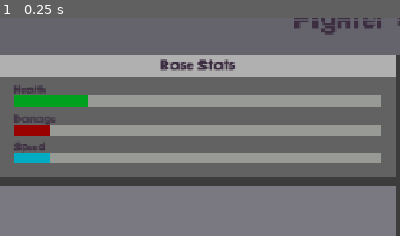
Above: before the commit, frame 1.
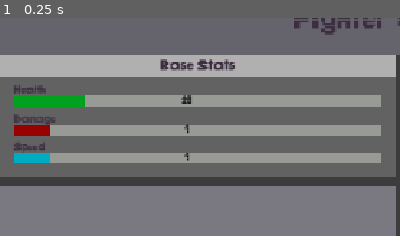
Above: after the commit, the same moment.

Repository: JBRana250/BitBoxBattles
Game: Godot game, scene res://fighter_creator.tscn
Two runs of this game, one before a commit and one after it. Both use one fixed random seed, a clock stepped at 60 frames per second and the inputs below.
Inputs:
- Up to frame 1 (0.25 s): no input
The pictures show only the part of the screen within x 0-50%, y 4-54%; the shares and areas given below are measured in that part.

The runs differ from the first frame. In frame 1, 0.2% of the frame differs, in the area x 21-48%, y 35-66%.

Commit message:
feat: ability to alter base stats using UI

Diff:
--- a/fighter_creator.tscn
+++ b/fighter_creator.tscn
@@ -1,18 +1,38 @@
 [gd_scene format=3 uid="uid://cow1icr0l4phi"]
 
-[ext_resource type="Theme" uid="uid://cj7ro5psi4ydt" path="res://default.theme" id="1_t73hb"]
-[ext_resource type="LabelSettings" uid="uid://ssy37mkivlh4" path="res://scene_header.tres" id="2_bfom8"]
-[ext_resource type="Theme" uid="uid://x2wss8uibcsu" path="res://stats.theme" id="3_bfom8"]
+[ext_resource type="Theme" uid="uid://cj7ro5psi4ydt" path="res://themes/default.theme" id="1_bfom8"]
+[ext_resource type="LabelSettings" uid="uid://ssy37mkivlh4" path="res://themes/scene_header.tres" id="2_bfom8"]
+[ext_resource type="Theme" uid="uid://x2wss8uibcsu" path="res://themes/stats.theme" id="3_dyfq3"]
+[ext_resource type="Script" uid="uid://dhb72phcu05hg" path="res://prog_bar_drag.gd" id="4_dyfq3"]
+[ext_resource type="Script" uid="uid://daldqvoxr7eig" path="res://label_update_stats.gd" id="5_1q2d6"]
 
 [sub_resource type="StyleBoxFlat" id="StyleBoxFlat_aalt6"]
 bg_color = Color(0, 0.6313726, 0.11764706, 1)
 
+[sub_resource type="StyleBoxFlat" id="StyleBoxFlat_1q2d6"]
+bg_color = Color(8.615404e-06, 0.762326, 0.15058672, 1)
+
+[sub_resource type="StyleBoxFlat" id="StyleBoxFlat_2cfr6"]
+bg_color = Color(0.67102677, 0.6783634, 0.66004914, 1)
+
 [sub_resource type="StyleBoxFlat" id="StyleBoxFlat_dyfq3"]
 bg_color = Color(0.6, 0, 0, 1)
 
+[sub_resource type="StyleBoxFlat" id="StyleBoxFlat_e4q62"]
+bg_color = Color(0.8012637, 1.540184e-06, 6.738305e-07, 1)
+
+[sub_resource type="StyleBoxFlat" id="StyleBoxFlat_dbb47"]
+bg_color = Color(0.6960143, 0.70306516, 0.68547404, 1)
+
 [sub_resource type="StyleBoxFlat" id="StyleBoxFlat_puomn"]
 bg_color = Color(0, 0.6749431, 0.7624917, 1)
 
+[sub_resource type="StyleBoxFlat" id="StyleBoxFlat_s60cs"]
+bg_color = Color(0, 0.8001032, 0.9012306, 1)
+
+[sub_resource type="StyleBoxFlat" id="StyleBoxFlat_7ie0h"]
+bg_color = Color(0.6751786, 0.6824716, 0.66426766, 1)
+
 [node name="FighterCreator" type="Control" unique_id=604107992]
 layout_mode = 3
 anchors_preset = 15
@@ -20,7 +40,7 @@
 anchor_bottom = 1.0
 grow_horizontal = 2
 grow_vertical = 2
-theme = ExtResource("1_t73hb")
+theme = ExtResource("1_bfom8")
 
 [node name="BGColor" type="ColorRect" parent="." unique_id=1976071163]
 layout_mode = 1
@@ -100,7 +120,7 @@
 layout_mode = 2
 size_flags_vertical = 3
 size_flags_stretch_ratio = 0.5
-theme = ExtResource("3_bfom8")
+theme = ExtResource("3_dyfq3")
 
 [node name="ColorRect" type="ColorRect" parent="VBoxContainer/HSplitContainer/FighterProperties/VSplitContainer/BaseStats" unique_id=1109432442]
 layout_mode = 1
@@ -183,8 +203,34 @@
 layout_mode = 2
 size_flags_vertical = 3
 theme_override_styles/fill = SubResource("StyleBoxFlat_aalt6")
+min_value = 1.0
 value = 20.0
+allow_greater = true
 show_percentage = false
+script = ExtResource("4_dyfq3")
+default_fill = SubResource("StyleBoxFlat_aalt6")
+hover_fill = SubResource("StyleBoxFlat_1q2d6")
+hover_bg = SubResource("StyleBoxFlat_2cfr6")
+
+[node name="LineEdit" type="LineEdit" parent="VBoxContainer/HSplitContainer/FighterProperties/VSplitContainer/BaseStats/VBoxContainer/HP/MarginContainer/VBoxContainer/ProgressBar" unique_id=1257370270]
+layout_mode = 1
+anchors_preset = 8
+anchor_left = 0.5
+anchor_top = 0.5
+anchor_right = 0.5
+anchor_bottom = 0.5
+offset_left = -34.25
+offset_top = -15.5
+offset_right = 4.75
+offset_bottom = 15.5
+grow_horizontal = 2
+grow_vertical = 2
+text = "XX"
+alignment = 1
+editable = false
+expand_to_text_length = true
+virtual_keyboard_type = 2
+script = ExtResource("5_1q2d6")
 
 [node name="Damage" type="Control" parent="VBoxContainer/HSplitContainer/FighterProperties/VSplitContainer/BaseStats/VBoxContainer" unique_id=420451632]
 custom_minimum_size = Vector2(0, 40)
@@ -214,7 +260,34 @@
 theme_override_styles/fill = SubResource("StyleBoxFlat_dyfq3")
 max_value = 10.0
 value = 1.0
+allow_greater = true
+allow_lesser = true
 show_percentage = false
+script = ExtResource("4_dyfq3")
+default_fill = SubResource("StyleBoxFlat_dyfq3")
+hover_fill = SubResource("StyleBoxFlat_e4q62")
+hover_bg = SubResource("StyleBoxFlat_dbb47")
+
+[node name="LineEdit" type="LineEdit" parent="VBoxContainer/HSplitContainer/FighterProperties/VSplitContainer/BaseStats/VBoxContainer/Damage/MarginContainer/VBoxContainer/ProgressBar" unique_id=1198642005]
+layout_mode = 1
+anchors_preset = 8
+anchor_left = 0.5
+anchor_top = 0.5
+anchor_right = 0.5
+anchor_bottom = 0.5
+offset_left = -34.25
+offset_top = -15.5
+offset_right = 4.75
+offset_bottom = 15.5
+grow_horizontal = 2
+grow_vertical = 2
+text = "XX"
+alignment = 1
+editable = false
+expand_to_text_length = true
+virtual_keyboard_type = 2
+script = ExtResource("5_1q2d6")
+negative_allowed = true
 
 [node name="Speed" type="Control" parent="VBoxContainer/HSplitContainer/FighterProperties/VSplitContainer/BaseStats/VBoxContainer" unique_id=1012138660]
 custom_minimum_size = Vector2(0, 40)
@@ -244,7 +317,34 @@
 theme_override_styles/fill = SubResource("StyleBoxFlat_puomn")
 max_value = 10.0
 value = 1.0
+allow_greater = true
+allow_lesser = true
 show_percentage = false
+script = ExtResource("4_dyfq3")
+default_fill = SubResource("StyleBoxFlat_puomn")
+hover_fill = SubResource("StyleBoxFlat_s60cs")
+hover_bg = SubResource("StyleBoxFlat_7ie0h")
+
+[node name="LineEdit" type="LineEdit" parent="VBoxContainer/HSplitContainer/FighterProperties/VSplitContainer/BaseStats/VBoxContainer/Speed/MarginContainer/VBoxContainer/ProgressBar" unique_id=114618268]
+layout_mode = 1
+anchors_preset = 8
+anchor_left = 0.5
+anchor_top = 0.5
+anchor_right = 0.5
+anchor_bottom = 0.5
+offset_left = -34.25
+offset_top = -15.5
+offset_right = 4.75
+offset_bottom = 15.5
+grow_horizontal = 2
+grow_vertical = 2
+text = "XX"
+alignment = 1
+editable = false
+expand_to_text_length = true
+virtual_keyboard_type = 2
+script = ExtResource("5_1q2d6")
+negative_allowed = true
 
 [node name="Abilities" type="Control" parent="VBoxContainer/HSplitContainer/FighterProperties/VSplitContainer" unique_id=2020706949]
 layout_mode = 2
@@ -271,3 +371,22 @@
 grow_horizontal = 2
 grow_vertical = 2
 color = Color(0.31085148, 0.30705145, 0.33363408, 1)
+
+[connection signal="mouse_entered" from="VBoxContainer/HSplitContainer/FighterProperties/VSplitContainer/BaseStats/VBoxContainer/HP/MarginContainer/VBoxContainer/ProgressBar" to="VBoxContainer/HSplitContainer/FighterProperties/VSplitContainer/BaseStats/VBoxContainer/HP/MarginContainer/VBoxContainer/ProgressBar" method="_on_mouse_entered"]
+[connection signal="mouse_exited" from="VBoxContainer/HSplitContainer/FighterProperties/VSplitContainer/BaseStats/VBoxContainer/HP/MarginContainer/VBoxContainer/ProgressBar" to="VBoxContainer/HSplitContainer/FighterProperties/VSplitContainer/BaseStats/VBoxContainer/HP/MarginContainer/VBoxContainer/ProgressBar" method="_on_mouse_exited"]
+[connection signal="value_changed" from="VBoxContainer/HSplitContainer/FighterProperties/VSplitContainer/BaseStats/VBoxContainer/HP/MarginContainer/VBoxContainer/ProgressBar" to="VBoxContainer/HSplitContainer/FighterProperties/VSplitContainer/BaseStats/VBoxContainer/HP/MarginContainer/VBoxContainer/ProgressBar/LineEdit" method="_on_progress_bar_value_changed"]
+[connection signal="mouse_entered" from="VBoxContainer/HSplitContainer/FighterProperties/VSplitContainer/BaseStats/VBoxContainer/HP/MarginContainer/VBoxContainer/ProgressBar/LineEdit" to="VBoxContainer/HSplitContainer/FighterProperties/VSplitContainer/BaseStats/VBoxContainer/HP/MarginContainer/VBoxContainer/ProgressBar/LineEdit" method="_on_mouse_entered"]
+[connection signal="mouse_exited" from="VBoxContainer/HSplitContainer/FighterProperties/VSplitContainer/BaseStats/VBoxContainer/HP/MarginContainer/VBoxContainer/ProgressBar/LineEdit" to="VBoxContainer/HSplitContainer/FighterProperties/VSplitContainer/BaseStats/VBoxContainer/HP/MarginContainer/VBoxContainer/ProgressBar/LineEdit" method="_on_mouse_exited"]
+[connection signal="text_changed" from="VBoxContainer/HSplitContainer/FighterProperties/VSplitContainer/BaseStats/VBoxContainer/HP/MarginContainer/VBoxContainer/ProgressBar/LineEdit" to="VBoxContainer/HSplitContainer/FighterProperties/VSplitContainer/BaseStats/VBoxContainer/HP/MarginContainer/VBoxContainer/ProgressBar/LineEdit" method="_on_text_changed"]
+[connection signal="mouse_entered" from="VBoxContainer/HSplitContainer/FighterProperties/VSplitContainer/BaseStats/VBoxContainer/Damage/MarginContainer/VBoxContainer/ProgressBar" to="VBoxContainer/HSplitContainer/FighterProperties/VSplitContainer/BaseStats/VBoxContainer/Damage/MarginContainer/VBoxContainer/ProgressBar" method="_on_mouse_entered"]
+[connection signal="mouse_exited" from="VBoxContainer/HSplitContainer/FighterProperties/VSplitContainer/BaseStats/VBoxContainer/Damage/MarginContainer/VBoxContainer/ProgressBar" to="VBoxContainer/HSplitContainer/FighterProperties/VSplitContainer/BaseStats/VBoxContainer/Damage/MarginContainer/VBoxContainer/ProgressBar" method="_on_mouse_exited"]
+[connection signal="value_changed" from="VBoxContainer/HSplitContainer/FighterProperties/VSplitContainer/BaseStats/VBoxContainer/Damage/MarginContainer/VBoxContainer/ProgressBar" to="VBoxContainer/HSplitContainer/FighterProperties/VSplitContainer/BaseStats/VBoxContainer/Damage/MarginContainer/VBoxContainer/ProgressBar/LineEdit" method="_on_progress_bar_value_changed"]
+[connection signal="mouse_entered" from="VBoxContainer/HSplitContainer/FighterProperties/VSplitContainer/BaseStats/VBoxContainer/Damage/MarginContainer/VBoxContainer/ProgressBar/LineEdit" to="VBoxContainer/HSplitContainer/FighterProperties/VSplitContainer/BaseStats/VBoxContainer/Damage/MarginContainer/VBoxContainer/ProgressBar/LineEdit" method="_on_mouse_entered"]
+[connection signal="mouse_exited" from="VBoxContainer/HSplitContainer/FighterProperties/VSplitContainer/BaseStats/VBoxContainer/Damage/MarginContainer/VBoxContainer/ProgressBar/LineEdit" to="VBoxContainer/HSplitContainer/FighterProperties/VSplitContainer/BaseStats/VBoxContainer/Damage/MarginContainer/VBoxContainer/ProgressBar/LineEdit" method="_on_mouse_exited"]
+[connection signal="text_changed" from="VBoxContainer/HSplitContainer/FighterProperties/VSplitContainer/BaseStats/VBoxContainer/Damage/MarginContainer/VBoxContainer/ProgressBar/LineEdit" to="VBoxContainer/HSplitContainer/FighterProperties/VSplitContainer/BaseStats/VBoxContainer/Damage/MarginContainer/VBoxContainer/ProgressBar/LineEdit" method="_on_text_changed"]
+[connection signal="mouse_entered" from="VBoxContainer/HSplitContainer/FighterProperties/VSplitContainer/BaseStats/VBoxContainer/Speed/MarginContainer/VBoxContainer/ProgressBar" to="VBoxContainer/HSplitContainer/FighterProperties/VSplitContainer/BaseStats/VBoxContainer/Speed/MarginContainer/VBoxContainer/ProgressBar" method="_on_mouse_entered"]
+[connection signal="mouse_exited" from="VBoxContainer/HSplitContainer/FighterProperties/VSplitContainer/BaseStats/VBoxContainer/Speed/MarginContainer/VBoxContainer/ProgressBar" to="VBoxContainer/HSplitContainer/FighterProperties/VSplitContainer/BaseStats/VBoxContainer/Speed/MarginContainer/VBoxContainer/ProgressBar" method="_on_mouse_exited"]
+[connection signal="value_changed" from="VBoxContainer/HSplitContainer/FighterProperties/VSplitContainer/BaseStats/VBoxContainer/Speed/MarginContainer/VBoxContainer/ProgressBar" to="VBoxContainer/HSplitContainer/FighterProperties/VSplitContainer/BaseStats/VBoxContainer/Speed/MarginContainer/VBoxContainer/ProgressBar/LineEdit" method="_on_progress_bar_value_changed"]
+[connection signal="mouse_entered" from="VBoxContainer/HSplitContainer/FighterProperties/VSplitContainer/BaseStats/VBoxContainer/Speed/MarginContainer/VBoxContainer/ProgressBar/LineEdit" to="VBoxContainer/HSplitContainer/FighterProperties/VSplitContainer/BaseStats/VBoxContainer/Speed/MarginContainer/VBoxContainer/ProgressBar/LineEdit" method="_on_mouse_entered"]
+[connection signal="mouse_exited" from="VBoxContainer/HSplitContainer/FighterProperties/VSplitContainer/BaseStats/VBoxContainer/Speed/MarginContainer/VBoxContainer/ProgressBar/LineEdit" to="VBoxContainer/HSplitContainer/FighterProperties/VSplitContainer/BaseStats/VBoxContainer/Speed/MarginContainer/VBoxContainer/ProgressBar/LineEdit" method="_on_mouse_exited"]
+[connection signal="text_changed" from="VBoxContainer/HSplitContainer/FighterProperties/VSplitContainer/BaseStats/VBoxContainer/Speed/MarginContainer/VBoxContainer/ProgressBar/LineEdit" to="VBoxContainer/HSplitContainer/FighterProperties/VSplitContainer/BaseStats/VBoxContainer/Speed/MarginContainer/VBoxContainer/ProgressBar/LineEdit" method="_on_text_changed"]
--- /dev/null
+++ b/label_update_stats.gd
@@ -0,0 +1,47 @@
+extends LineEdit
+
+@export var negative_allowed: bool
+
+func _ready() -> void:
+	# Set the initial text of the label
+	_update_label_text(get_parent().value)
+
+# This function runs every time the progress bar value alters
+func _on_progress_bar_value_changed(new_value: float) -> void:
+	_update_label_text(new_value)
+
+# On progress bar value change, update the text
+func _update_label_text(val: float) -> void:
+	text = str(int(val))
+
+func _gui_input(event):
+	# on double click turn into line edit
+	if event is InputEventMouseButton:
+		if event.button_index == MOUSE_BUTTON_LEFT and event.double_click:
+			editable = true
+			grab_focus()
+			select_all()
+	# only allow numeric and stop editing on space or enter
+	# Allow negative (-) if its in the first column
+	if event is InputEventKey and event.pressed and editable:
+		if event.keycode in [KEY_SPACE, KEY_ENTER]:
+			editable = false
+			release_focus()
+			get_viewport().set_input_as_handled()
+			get_parent().value = text.to_int()
+			return
+		if event.unicode >= 48 and event.unicode <= 57:
+			return
+		if negative_allowed and event.unicode == 45 and caret_column == 0:
+			return
+		if event.keycode in [KEY_BACKSPACE, KEY_DELETE, KEY_LEFT, KEY_RIGHT]:
+			return
+		get_viewport().set_input_as_handled()
+		get_parent().value = text.to_int()
+
+# Change font color on hover
+func _on_mouse_entered():
+	add_theme_color_override("font_uneditable_color", Color.WHITE)
+
+func _on_mouse_exited():
+	remove_theme_color_override("font_uneditable_color")
--- /dev/null
+++ b/prog_bar_drag.gd
@@ -0,0 +1,36 @@
+extends ProgressBar
+
+var is_dragging: bool = false
+
+@export var default_fill: StyleBox
+@export var hover_fill: StyleBox
+@export var hover_bg: StyleBox
+
+func _gui_input(event: InputEvent) -> void:
+	# Check for mouse click or release
+	if event is InputEventMouseButton and event.button_index == MOUSE_BUTTON_LEFT:
+		if event.pressed:
+			is_dragging = true
+			update_value_from_mouse(event.position)
+		else:
+			is_dragging = false
+
+	# Check for mouse movement while dragging
+	if event is InputEventMouseMotion and is_dragging:
+		update_value_from_mouse(event.position)
+
+func update_value_from_mouse(mouse_pos: Vector2) -> void:
+	# Calculate the percentage of where the mouse is along the bar's width
+	var percentage: float = mouse_pos.x / size.x
+
+	# Calculate and assign the new value based on min/max range
+	value = min_value + (percentage * (max_value - min_value))
+
+
+func _on_mouse_entered() -> void:
+	add_theme_stylebox_override("fill", hover_fill)
+	add_theme_stylebox_override("background", hover_bg)
+
+func _on_mouse_exited() -> void:
+	add_theme_stylebox_override("fill", default_fill)
+	remove_theme_stylebox_override("background")
Not shown, added: label_update_stats.gd.uid
Not shown, added: prog_bar_drag.gd.uid
Binary file removed: stats.theme
Renamed: PixelDragz.ttf -> themes/PixelDragz.ttf
Not shown, changed: themes/PixelDragz.ttf.import
Renamed: default.theme -> themes/default.theme
Renamed: scene_header.tres -> themes/scene_header.tres
Binary file added: themes/stats.theme
Not shown, added: themes/default.theme.depren
Not shown, added: themes/stats.theme.depren
